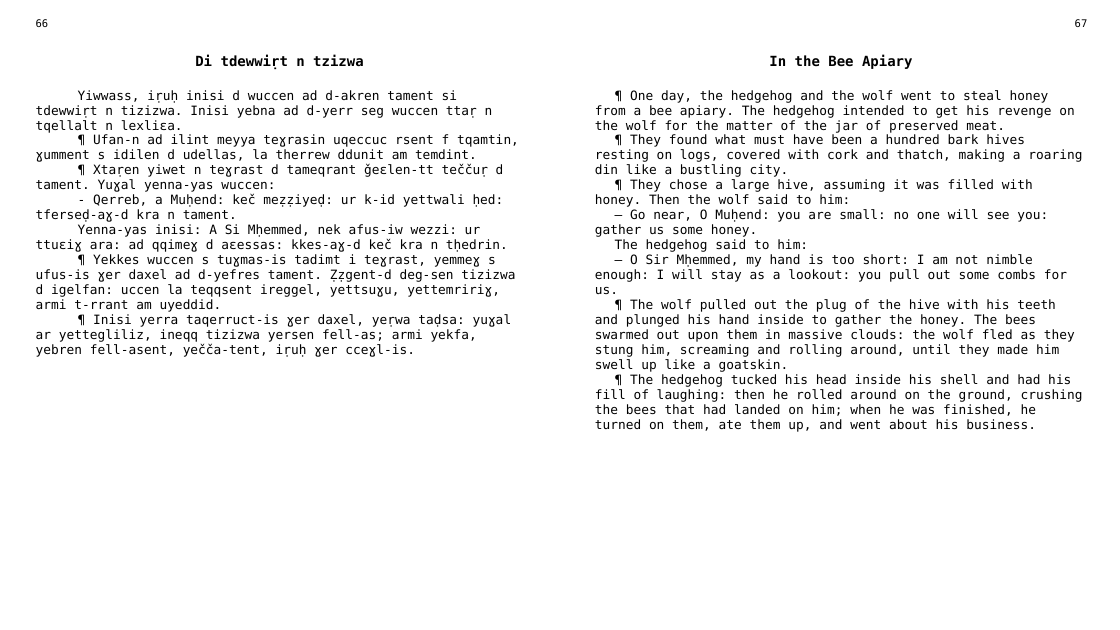
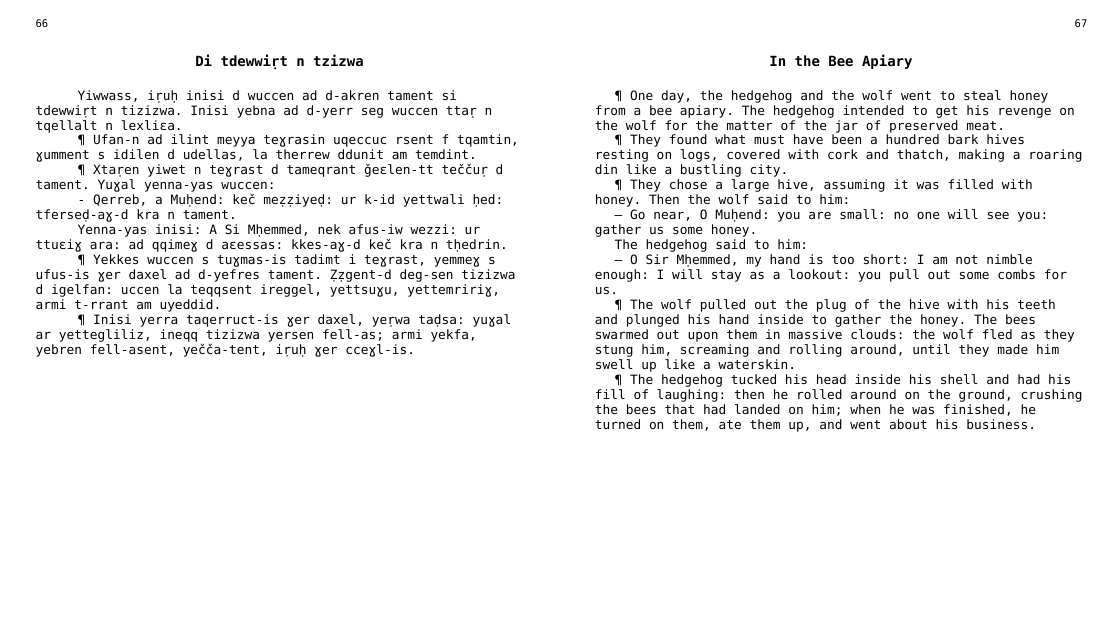
Before and after one commit to sferhah/tamacahut_n_wuccen, a slide deck: slide 29 of Uccen.ConsoleApp/uccen.eng.pptx. Drawn at 1120x630 pixels with LibreOffice and Linux fonts; fonts in the diff are those of the drawing. Boxes give left, top, right and bottom in pixels: in the first picture for what was removed or moved away, otherwise in the second. Text is boxed around its words. In the diff, an @@ line names an element or a change of style, - is before the commit and + after.

```diff
--- a/Uccen.ConsoleApp/uccen.eng.pptx
+++ b/Uccen.ConsoleApp/uccen.eng.pptx
@@ table at <box>27,13,1096,607</box> @@
-row 3, column 3: ¶ One day, the hedgehog and the wolf went to steal honey from a bee apiary. The hedgehog intended to get his revenge on the wolf for the matter of the jar of preserved meat. / ¶ They found what must have been a hundred bark hives resting on logs, covered with cork and thatch, making a roaring din like a bustling city. / ¶ They chose a large hive, assuming it was filled with honey. Then the wolf said to him: / — Go near, O Muḥend: you are small: no one will see you: gather us some honey. / The hedgehog said to him: / — O Sir Mḥemmed, my hand is too short: I am not nimble enough: I will stay as a lookout: you pull out some combs for us. / ¶ The wolf pulled out the plug of the hive with his teeth and plunged his hand inside to gather the honey. The bees swarmed out upon them in massive clouds: the wolf fled as they stung him, screaming and rolling around, until they made him swell up like a goatskin. / ¶ The hedgehog tucked his head inside his shell and had his fill of laughing: then he rolled around on the ground, crushing the bees that had landed on him; when he was finished, he turned on them, ate them up, and went about his business.
+row 3, column 3: ¶ One day, the hedgehog and the wolf went to steal honey from a bee apiary. The hedgehog intended to get his revenge on the wolf for the matter of the jar of preserved meat. / ¶ They found what must have been a hundred bark hives resting on logs, covered with cork and thatch, making a roaring din like a bustling city. / ¶ They chose a large hive, assuming it was filled with honey. Then the wolf said to him: / — Go near, O Muḥend: you are small: no one will see you: gather us some honey. / The hedgehog said to him: / — O Sir Mḥemmed, my hand is too short: I am not nimble enough: I will stay as a lookout: you pull out some combs for us. / ¶ The wolf pulled out the plug of the hive with his teeth and plunged his hand inside to gather the honey. The bees swarmed out upon them in massive clouds: the wolf fled as they stung him, screaming and rolling around, until they made him swell up like a waterskin. / ¶ The hedgehog tucked his head inside his shell and had his fill of laughing: then he rolled around on the ground, crushing the bees that had landed on him; when he was finished, he turned on them, ate them up, and went about his business.
```
Also in this commit, not shown: 2 other slides changed, 3 other files.
